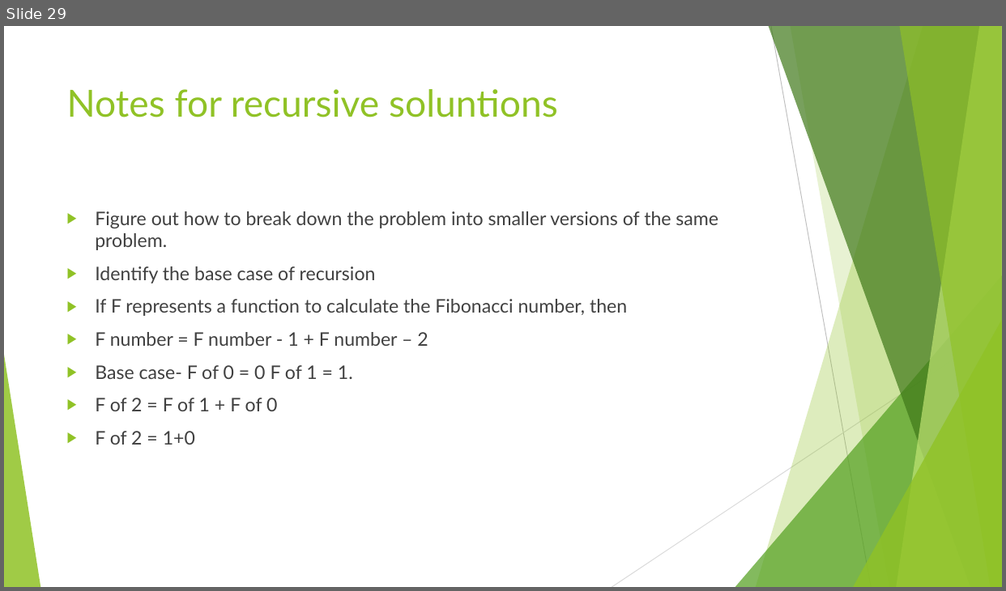
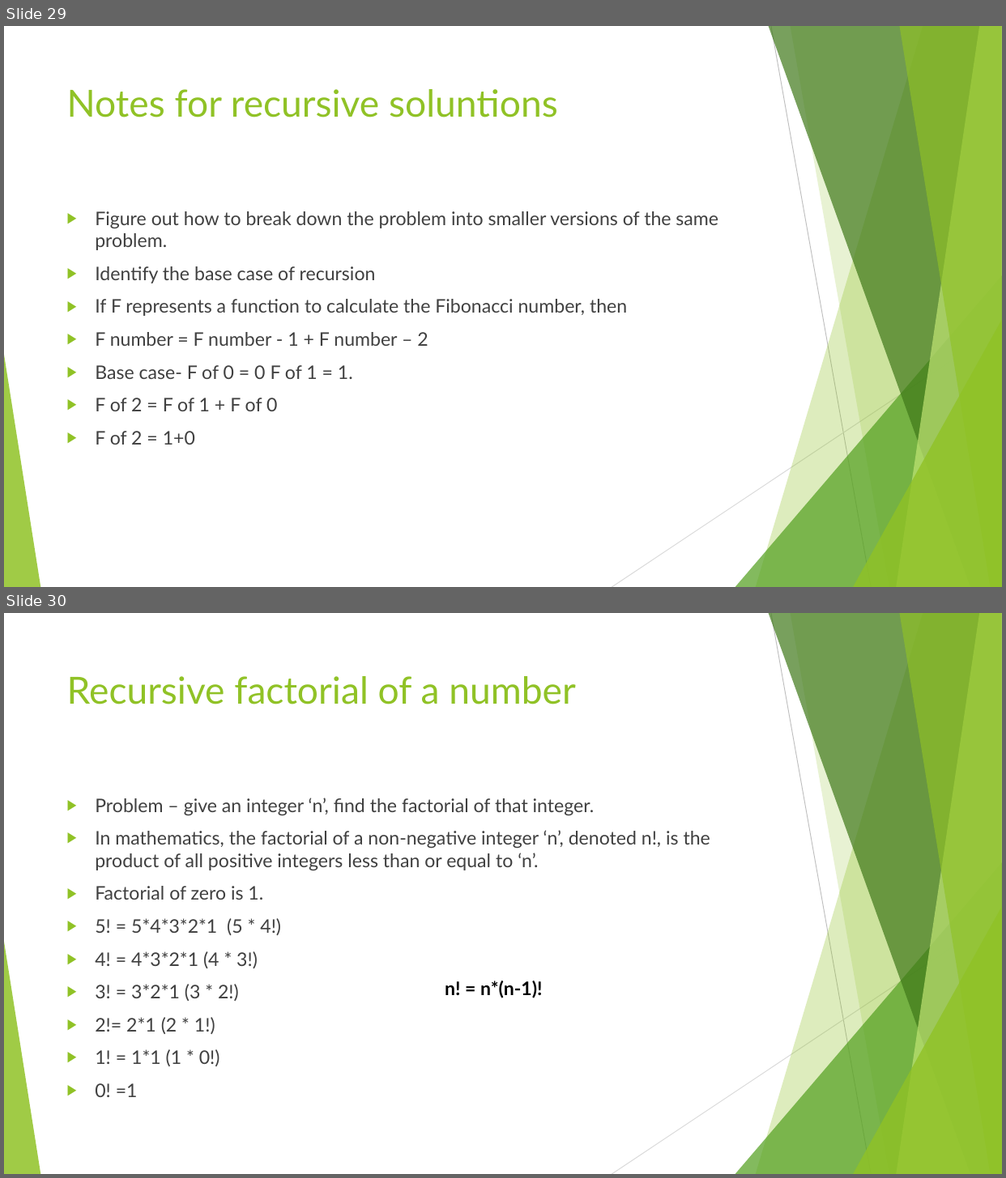
Before and after one commit to divyaparyani67/DSA, a slide deck: DSA- Learning.pptx. Shown one above the other, each under a label of ours: slide 29 before the commit, slides 29 and 30 after it. The pictures are 1006x591 and 1006x1178 pixels, drawn with LibreOffice and Linux fonts; fonts in the diff are those of the drawing. Boxes give left, top, right and bottom in pixels: in the first picture for what was removed or moved away, otherwise in the second. Text is boxed around its words. In the diff, an @@ line names an element or a change of style, - is before the commit and + after.

```diff
--- a/DSA- Learning.pptx
+++ b/DSA- Learning.pptx
@@ slide 30 added at [4, 613, 1002, 1174], background #FFFFFF; not listed: 10 template elements that a slide beside it also shows @@
@@ title added at [67, 676, 576, 705], 36 pt, text #90C226 @@
+Recursive factorial of a number
@@ text added at [95, 798, 710, 1097], 18 pt, text #404040 @@
+▶ Problem – give an integer ‘n’, find the factorial of that integer.
+▶ In mathematics, the factorial of a non-negative integer ‘n’, denoted n!, is the product of all positive integers less than or equal to ‘n’.
+▶ Factorial of zero is 1.
+▶ 5! = 5*4*3*2*1 (5 * 4!)
+▶ 4! = 4*3*2*1 (4 * 3!)
+▶ 3! = 3*2*1 (3 * 2!)
+▶ 2!= 2*1 (2 * 1!)
+▶ 1! = 1*1 (1 * 0!)
+▶ 0! =1
@@ text added at [445, 981, 542, 999], 18 pt, text #000000, bold @@
+n! = n*(n-1)!
```
Also in this commit, not shown: 1 slide changed, 1 slide removed, 4 other files.
